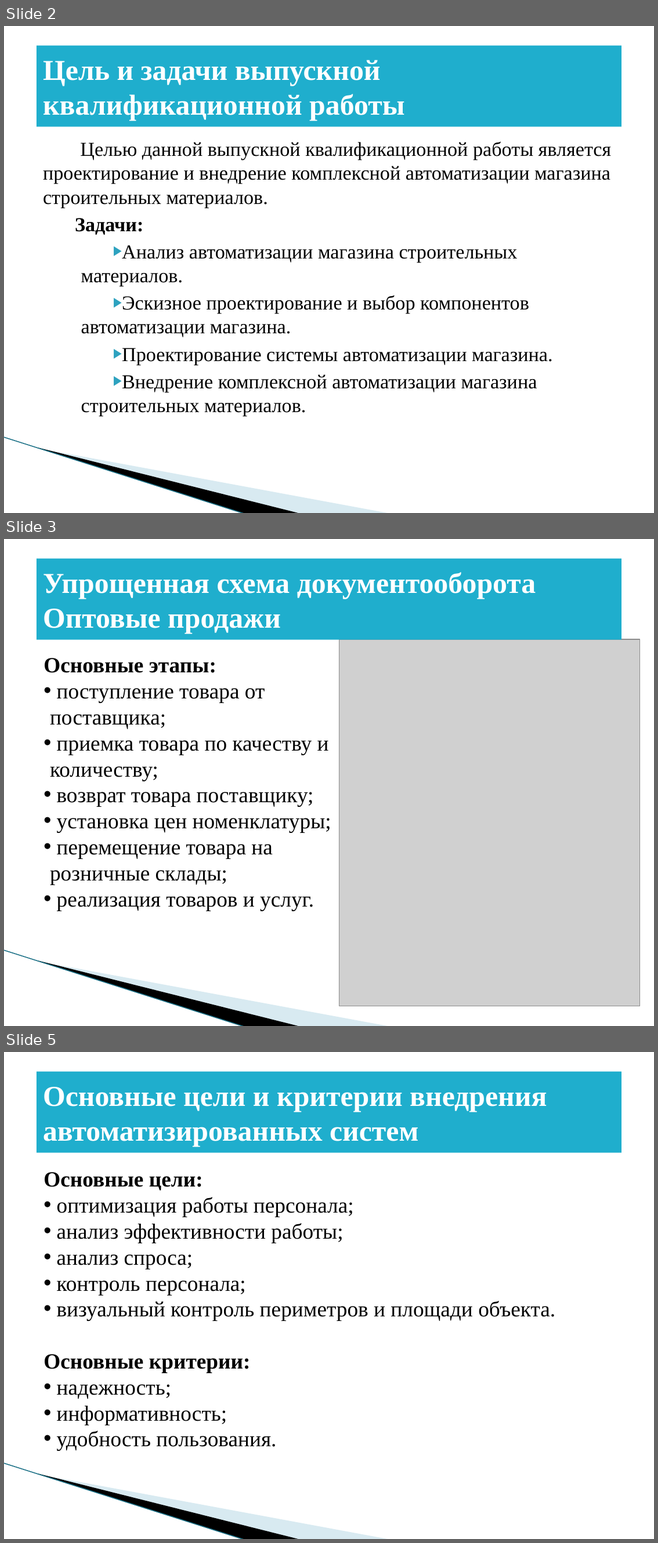
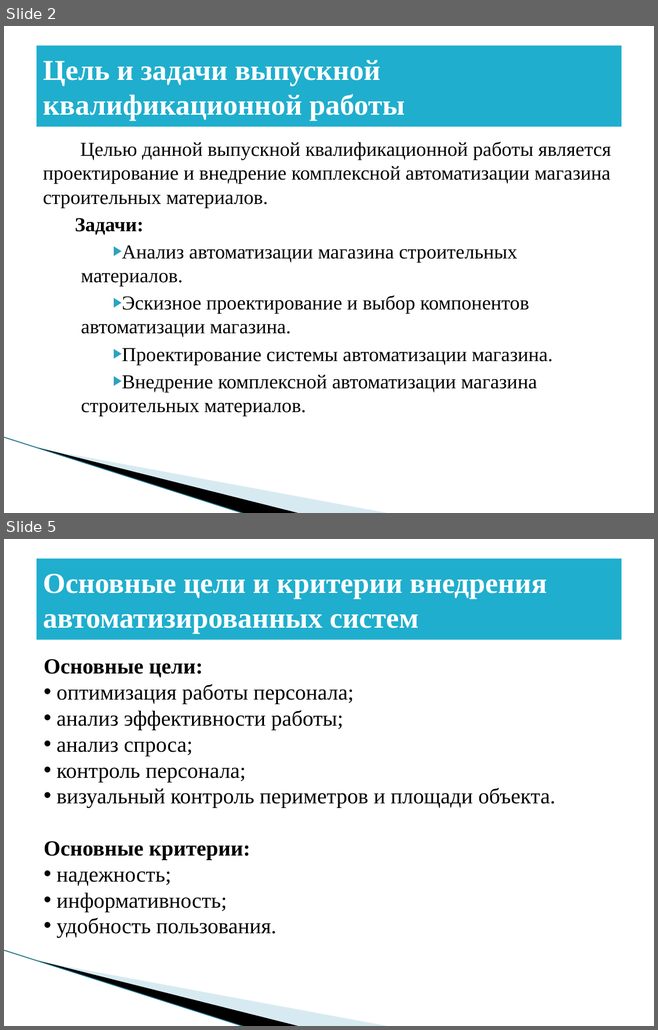
Before and after one commit to BadMax-Kirov/VKR, a slide deck: Выпускная квалификационная работа.pptx. Shown one above the other, each under a label of ours: slides 2, 3 and 5 before the commit, slides 2 and 5 after it; the slides between them are not shown. The pictures are 658x1543 and 658x1030 pixels, drawn with LibreOffice and Linux fonts; fonts in the diff are those of the drawing; grey boxes stand for pictures; background and template pictures are left out. Boxes give left, top, right and bottom in pixels: in the first picture for what was removed or moved away, otherwise in the second. Text is boxed around its words. In the diff, an @@ line names an element or a change of style, - is before the commit and + after.

```diff
--- a/Выпускная квалификационная работа.pptx
+++ b/Выпускная квалификационная работа.pptx
@@ slide 3 removed at [4, 539, 654, 1026], background #FFFFFF; not listed: 3 template elements that a slide beside it also shows @@
@@ title removed at [36, 559, 621, 640] @@
-Упрощенная схема документооборота Оптовые продажи
@@ picture removed at [339, 640, 640, 1006] @@
@@ text removed at [43, 658, 331, 911] @@
-Основные этапы:
-• поступление товара от поставщика;
-• приемка товара по качеству и количеству;
-• возврат товара поставщику;
-• установка цен номенклатуры;
-• перемещение товара на розничные склады;
-• реализация товаров и услуг.
```
Also in this commit, not shown: 2 slides changed, 2 slides added, 1 other slide removed, 1 other file.
